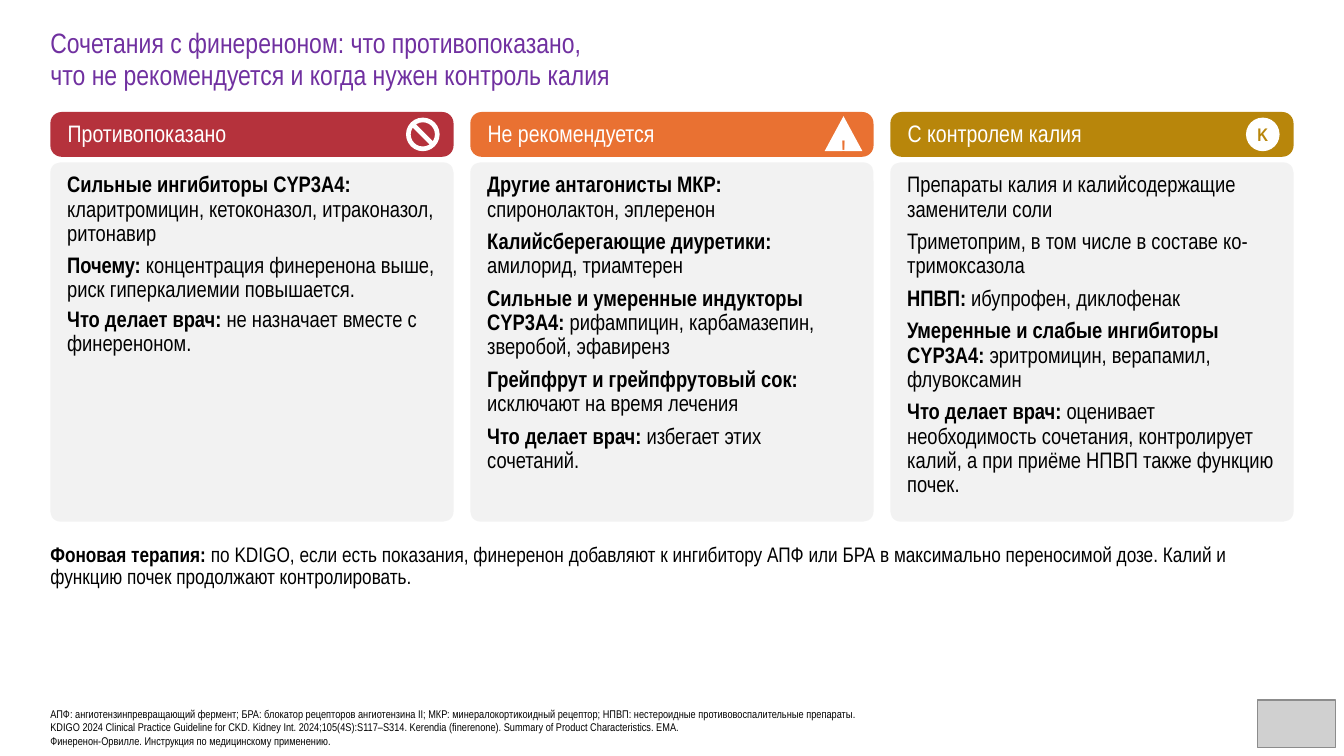
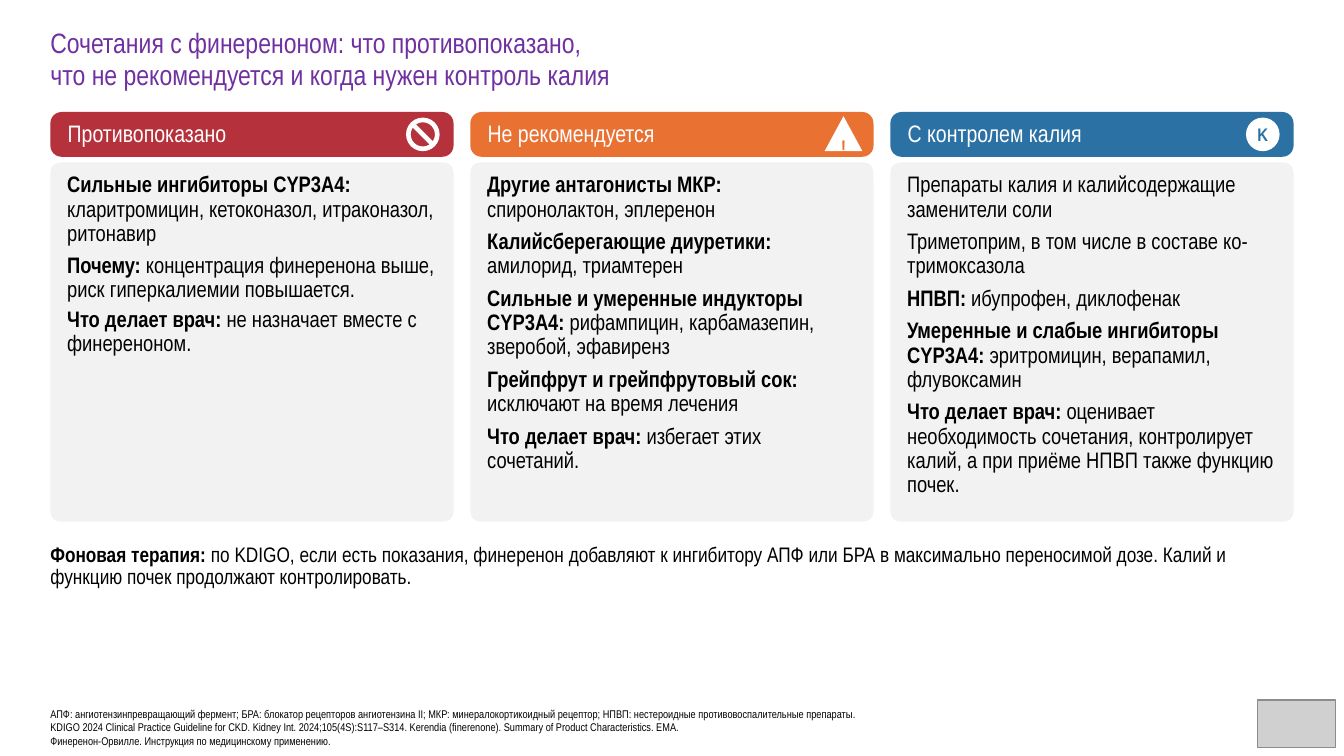
Before and after one commit to drabdulbosit1-eng/my-test-cloud, a slide deck: slide 30 of finerenone/Finerenone_Levin_reviewed.pptx. Drawn at 1344x756 pixels with LibreOffice and Linux fonts; fonts in the diff are those of the drawing; grey boxes stand for pictures. Boxes give left, top, right and bottom in pixels: in the first picture for what was removed or moved away, otherwise in the second. Text is boxed around its words. In the diff, an @@ line names an element or a change of style, - is before the commit and + after.

```diff
--- a/finerenone/Finerenone_Levin_reviewed.pptx
+++ b/finerenone/Finerenone_Levin_reviewed.pptx
@@ rounded rectangle "С контролем калия" at [890,112,1294,156]: fill #B8860B to #2C71A4 @@
@@ ellipse "K" at [1246,118,1279,151]: text colour #B8860B to #2C71A4 @@
```
Also in this commit, not shown: 2 other slides changed, 1 other file.
